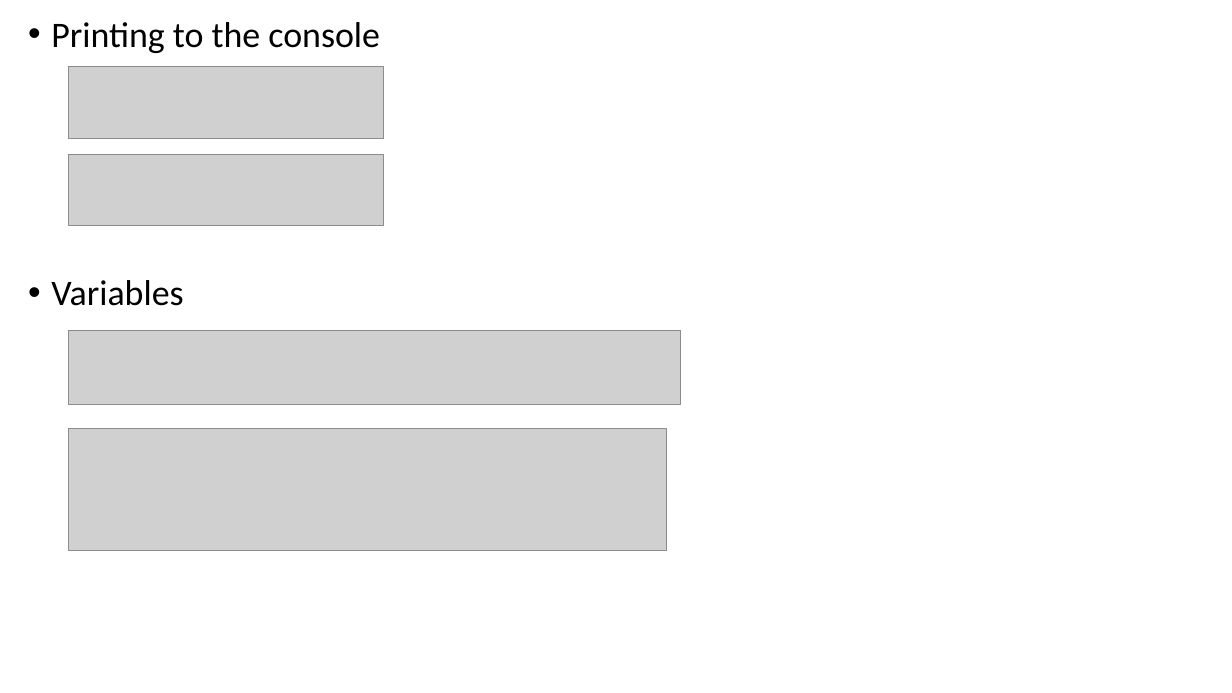
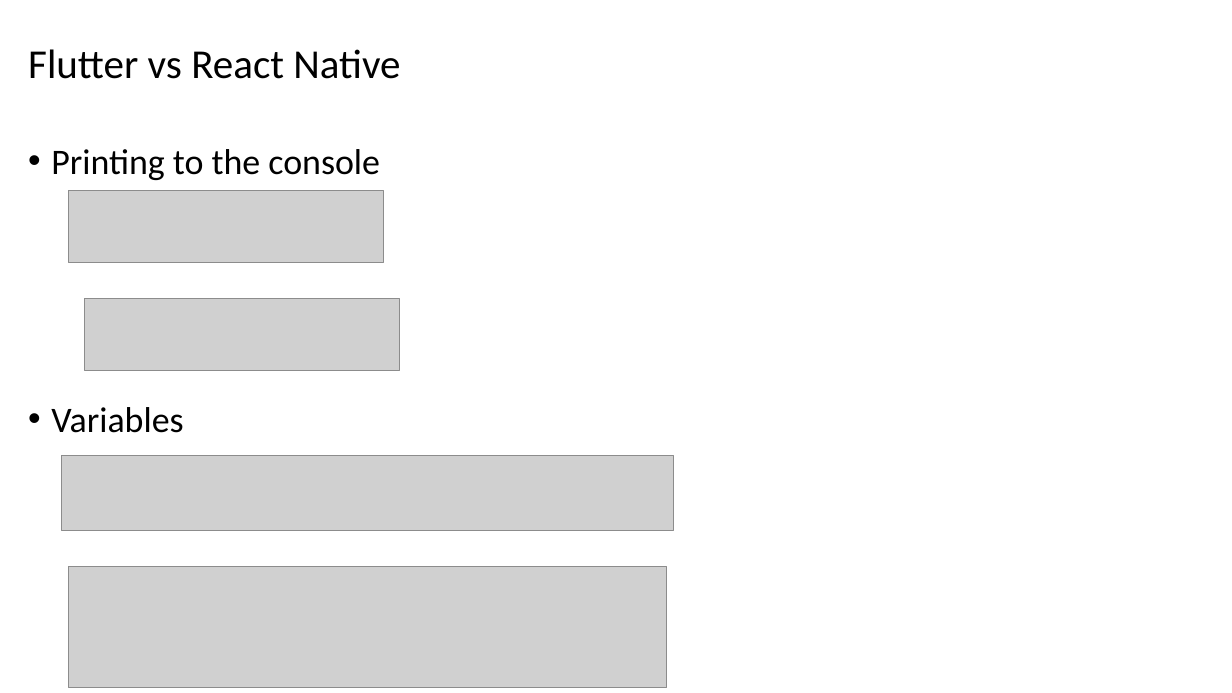
Before and after one commit to Anjy123/Flutter, a slide deck: slide 18 of Flutter features.pptx. Drawn at 1232x693 pixels with LibreOffice and Linux fonts; fonts in the diff are those of the drawing; grey boxes stand for pictures. Boxes give left, top, right and bottom in pixels: in the first picture for what was removed or moved away, otherwise in the second. Text is boxed around its words. In the diff, an @@ line names an element or a change of style, - is before the commit and + after.

```diff
--- a/Flutter features.pptx
+++ b/Flutter features.pptx
@@ title added at box(28, 49, 400, 79), 32 pt, text #000000 @@
+Flutter vs React Native
@@ text "Printing to the console": place and size @@
-text "Printing to the console" at box(51, 22, 380, 306)
+text "Printing to the console" at box(51, 149, 380, 433)
@@ picture: place and size @@
-picture at box(68, 67, 383, 139)
+picture at box(68, 191, 383, 263)
@@ picture: place and size @@
-picture at box(68, 154, 383, 226)
+picture at box(85, 299, 399, 371)
@@ picture: place and size @@
-picture at box(68, 330, 680, 405)
+picture at box(62, 456, 674, 531)
@@ picture: place and size @@
-picture at box(68, 429, 666, 551)
+picture at box(68, 567, 666, 689)
```
Also in this commit, not shown: 21 other slides changed, 1 slide added, 1 slide removed.
